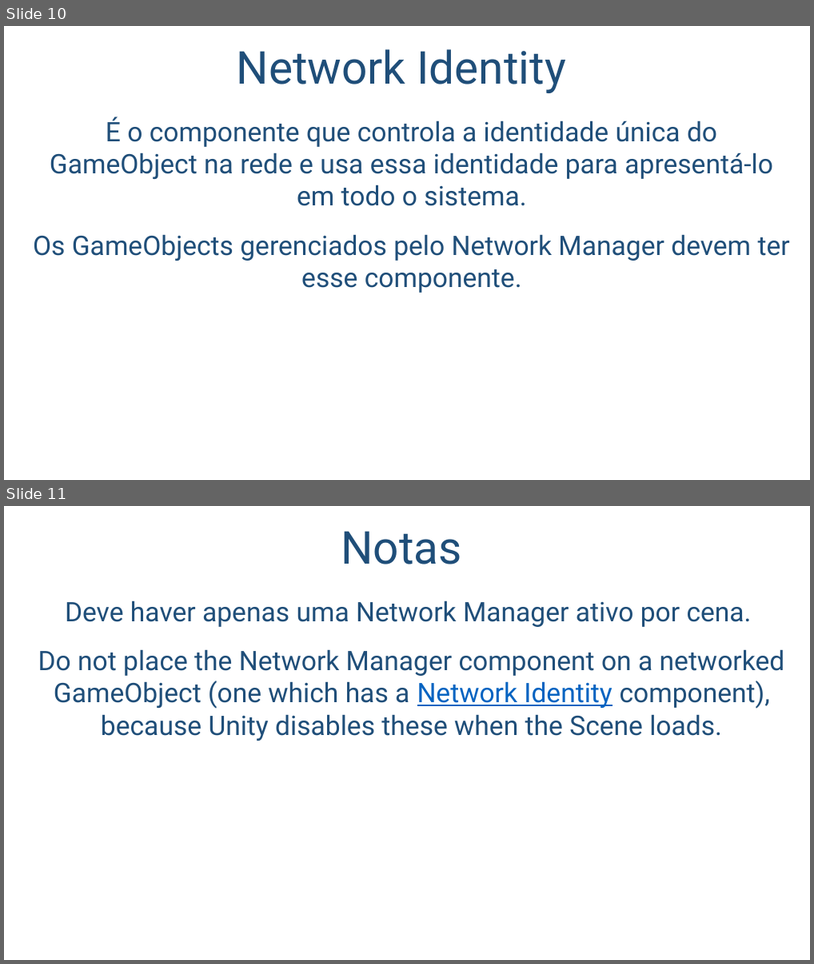
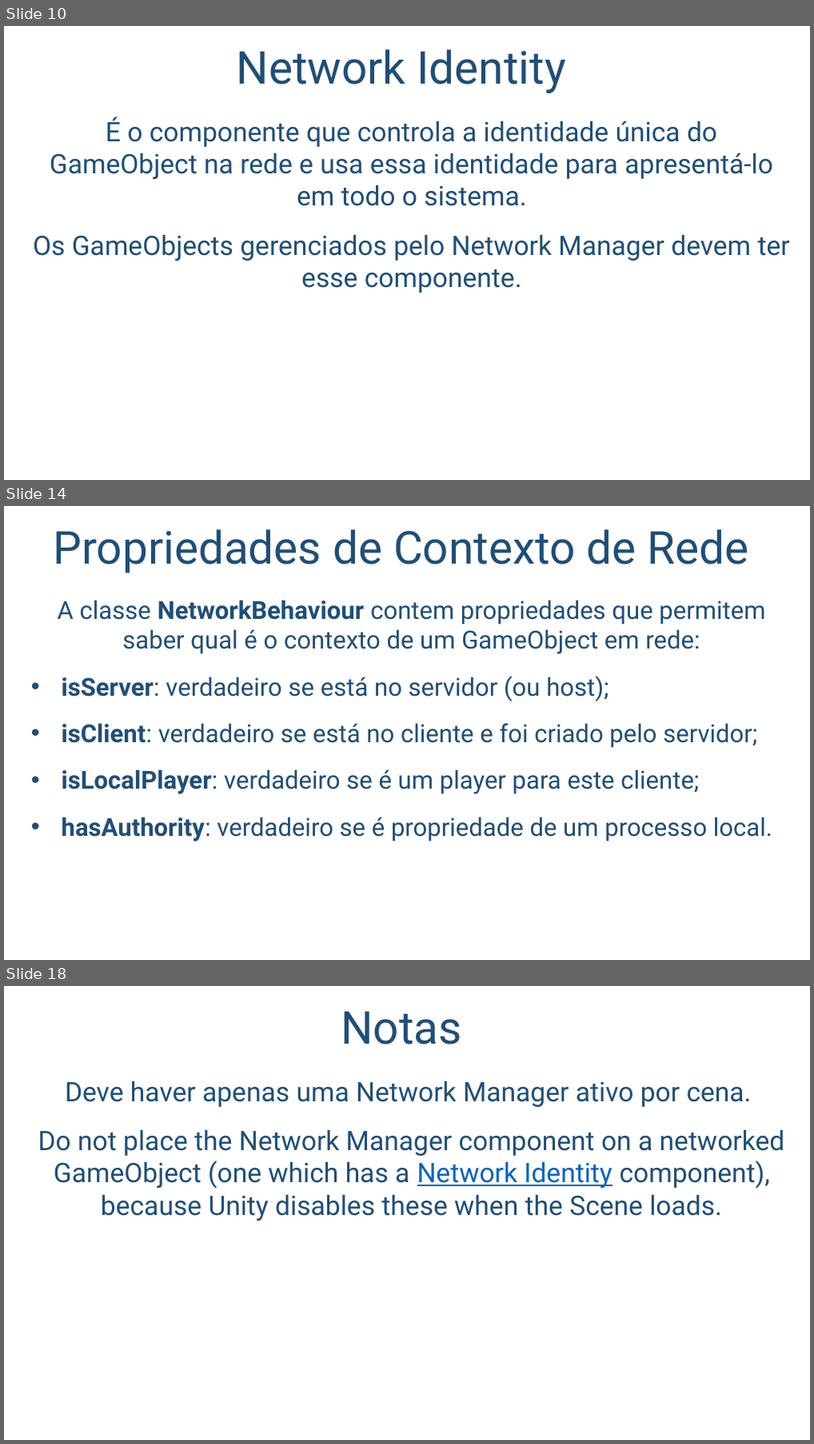
Before and after one commit to salmo-jr/public-slides, a slide deck: unity-multiplayer.pptx. Shown one above the other, each under a label of ours: slides 10 and 11 before the commit, slides 10, 14 and 18 after it; the slides between them are not shown. The pictures are 814x964 and 814x1444 pixels, drawn with LibreOffice and Linux fonts; fonts in the diff are those of the drawing; background and template pictures are left out. Boxes give left, top, right and bottom in pixels: in the first picture for what was removed or moved away, otherwise in the second. Text is boxed around its words. In the diff, an @@ line names an element or a change of style, - is before the commit and + after.

Commit message:
adição dos slides: - Autoridade de Rede; - Propriedades de Contexto de Rede; - Network Transform; - Método OnStartLocalPlayer; e - Atributo Command.

```diff
--- a/unity-multiplayer.pptx
+++ b/unity-multiplayer.pptx
@@ slide 14 added at (4, 506, 810, 960), background picture (left out) @@
@@ title added at (54, 529, 750, 573), 54 pt, text #1F4E79 @@
+Propriedades de Contexto de Rede
@@ text added at (58, 600, 773, 841), 29.6 pt, text #1F4E79 @@
+A classe NetworkBehaviour contem propriedades que permitem saber qual é o contexto de um GameObject em rede:
+• isServer: verdadeiro se está no servidor (ou host);
+• isClient: verdadeiro se está no cliente e foi criado pelo servidor;
+• isLocalPlayer: verdadeiro se é um player para este cliente;
+• hasAuthority: verdadeiro se é propriedade de um processo local.
@@ what was slide 11 is now slide 18 @@
```
Also in this commit, not shown: 2 slides changed, 6 other slides added.
